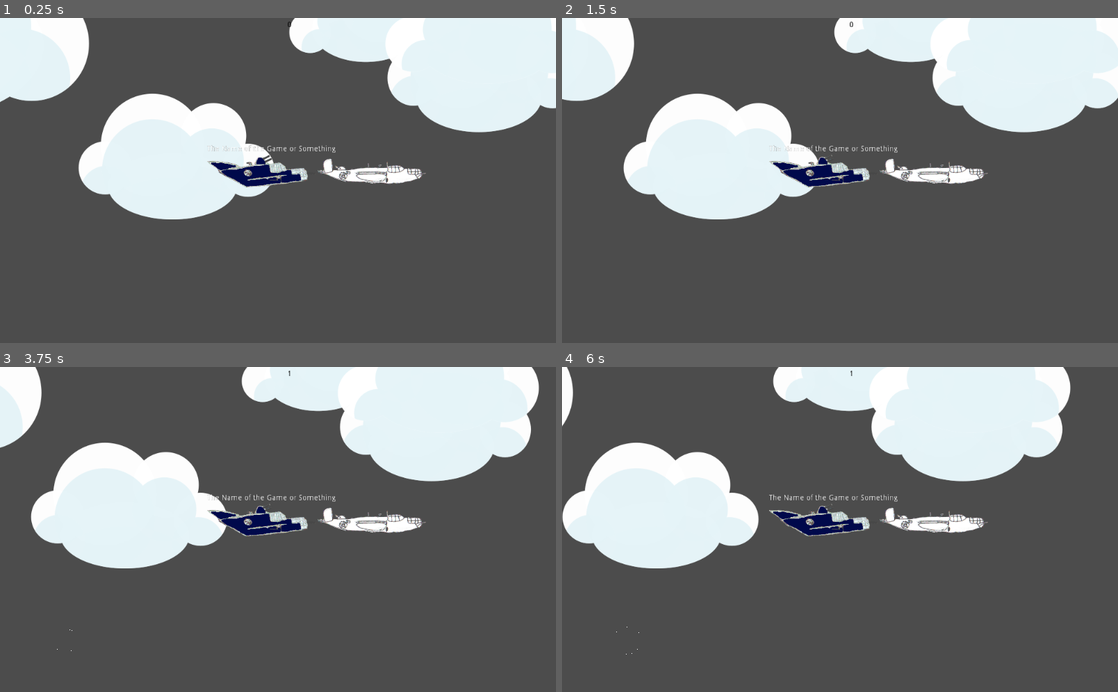
Above: before the commit, frames 1-4 (two rows, left to right).
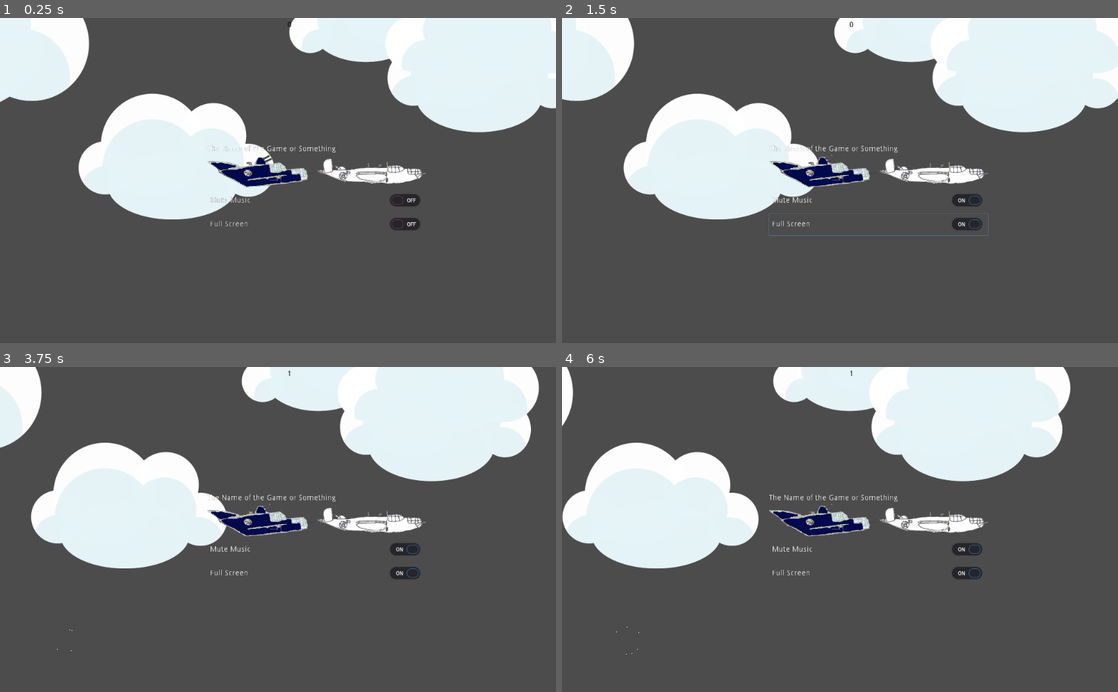
Above: after the commit, the same moments.

Repository: the-g-force/FamJam-October2020
Game: Godot game, scene res://src/Level.tscn
Two runs of this game, one before a commit and one after it. Both use one fixed random seed, a clock stepped at 60 frames per second and the inputs below.
Inputs (mouse positions are in pixels of both pictures, inside the frame that each line leads up to):
- Up to frame 1 (0.25 s): no input
- Up to frame 2 (1.5 s): click (878, 200) at 0.5 s, where only the run after the commit has a clickable "Mute Music"; click (878, 226) at 1.25 s, where only the run after the commit has a clickable "Full Screen"
- Up to frame 3 (3.75 s): click (261, 519) at 2.02 s; move the mouse to (400, 513) at 2.77 s; click (400, 513) at 2.92 s; click "Play Again" at 3.5 s
- Up to frame 4 (6 s): click (934, 519) at 4.25 s; move the mouse to (728, 545) at 5.02 s; click (728, 545) at 5.17 s; click "Play Again" at 5.75 s

The runs differ from the first frame. In frame 1, 0.4% of the frame differs, in the area x 37-76%, y 54-66%; in frame 2, 0.6%, in the area x 37-77%, y 54-68%; in frame 3, 0.4%; in frame 4, 0.4%.

Commit message:
Add music mute and fullscreen

Diff:
--- a/project/project.godot
+++ b/project/project.godot
@@ -27,6 +27,7 @@
 [autoload]
 
 Score="*res://src/Score.gd"
+Jukebox="*res://src/Jukebox.tscn"
 
 [display]
 
--- a/project/src/AirplaneSelection.gd
+++ b/project/src/AirplaneSelection.gd
@@ -20,3 +20,11 @@
 
 func _on_Button_pressed(texture):
 	emit_signal("airplane_selected", texture)
+
+
+func _on_MuteButton_pressed():
+	Jukebox.toggle_mute()
+
+
+func _on_FullscreenButton_pressed():
+	OS.window_fullscreen = not OS.window_fullscreen
--- a/project/src/AirplaneSelection.tscn
+++ b/project/src/AirplaneSelection.tscn
@@ -30,3 +30,17 @@
 __meta__ = {
 "_edit_use_anchors_": false
 }
+
+[node name="MuteButton" type="CheckButton" parent="VBoxContainer"]
+margin_top = 22.0
+margin_right = 237.0
+margin_bottom = 62.0
+text = "Mute Music"
+
+[node name="FullscreenButton" type="CheckButton" parent="VBoxContainer"]
+margin_top = 66.0
+margin_right = 237.0
+margin_bottom = 106.0
+text = "Full Screen"
+[connection signal="pressed" from="VBoxContainer/MuteButton" to="." method="_on_MuteButton_pressed"]
+[connection signal="pressed" from="VBoxContainer/FullscreenButton" to="." method="_on_FullscreenButton_pressed"]
--- /dev/null
+++ b/project/src/Jukebox.gd
@@ -0,0 +1,5 @@
+extends AudioStreamPlayer
+
+
+func toggle_mute() -> void:
+	AudioServer.set_bus_mute(0, not AudioServer.is_bus_mute(0))
--- /dev/null
+++ b/project/src/Jukebox.tscn
@@ -0,0 +1,9 @@
+[gd_scene load_steps=3 format=2]
+
+[ext_resource path="res://assets/the_famous_song.ogg" type="AudioStream" id=1]
+[ext_resource path="res://src/Jukebox.gd" type="Script" id=2]
+
+[node name="Jukebox" type="AudioStreamPlayer"]
+stream = ExtResource( 1 )
+autoplay = true
+script = ExtResource( 2 )
--- a/project/src/Level.tscn
+++ b/project/src/Level.tscn
@@ -1,5 +1,6 @@
-[gd_scene load_steps=7 format=2]
+[gd_scene load_steps=8 format=2]
 
+[ext_resource path="res://assets/the_famous_song.ogg" type="AudioStream" id=1]
 [ext_resource path="res://src/Level.gd" type="Script" id=2]
 [ext_resource path="res://src/Background.tscn" type="PackedScene" id=3]
 [ext_resource path="res://src/HUD.tscn" type="PackedScene" id=4]
@@ -48,6 +49,10 @@
 margin_top = 235.463
 margin_right = 380.546
 margin_bottom = 235.463
+
+[node name="Music" type="AudioStreamPlayer" parent="."]
+stream = ExtResource( 1 )
+autoplay = true
 [connection signal="body_entered" from="Walls/Wall1" to="." method="_on_body_entered"]
 [connection signal="body_entered" from="Walls/Wall2" to="." method="_on_body_entered"]
 [connection signal="timeout" from="ObstacleTimer" to="." method="_on_ObstacleTimer_timeout"]
